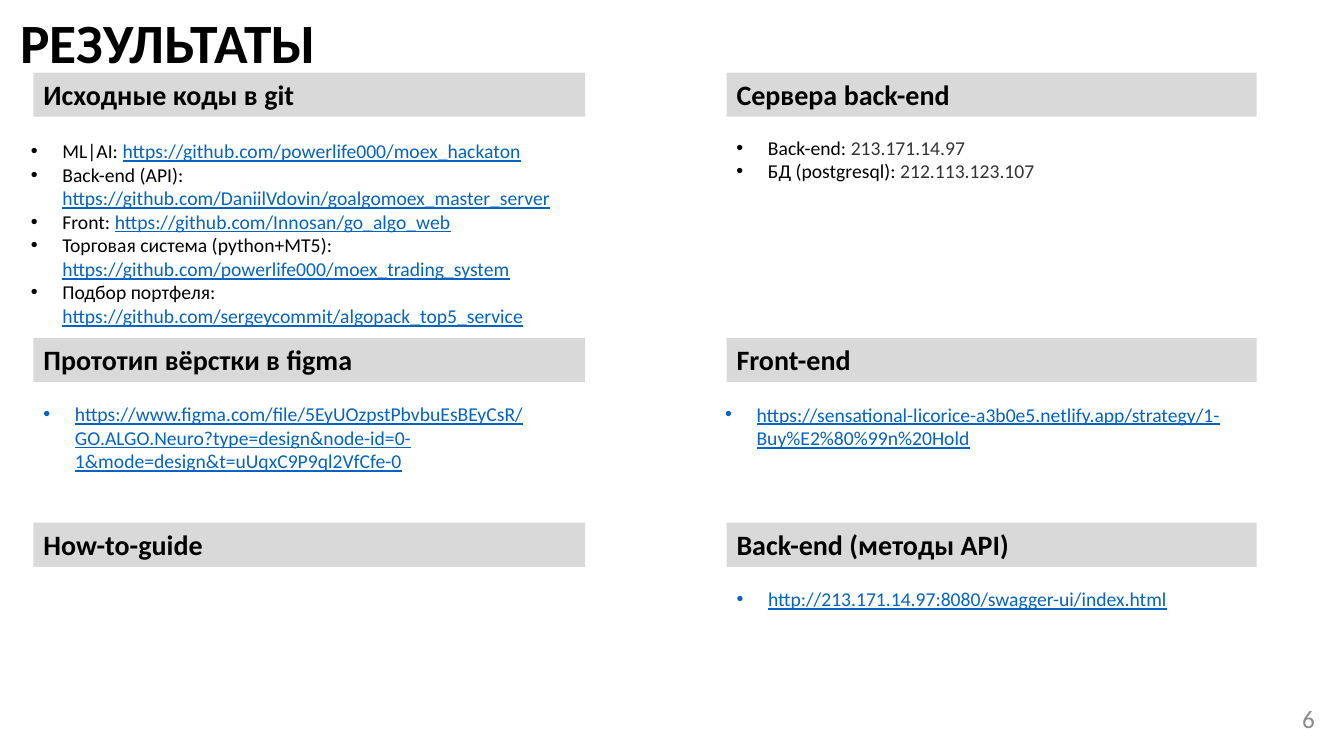
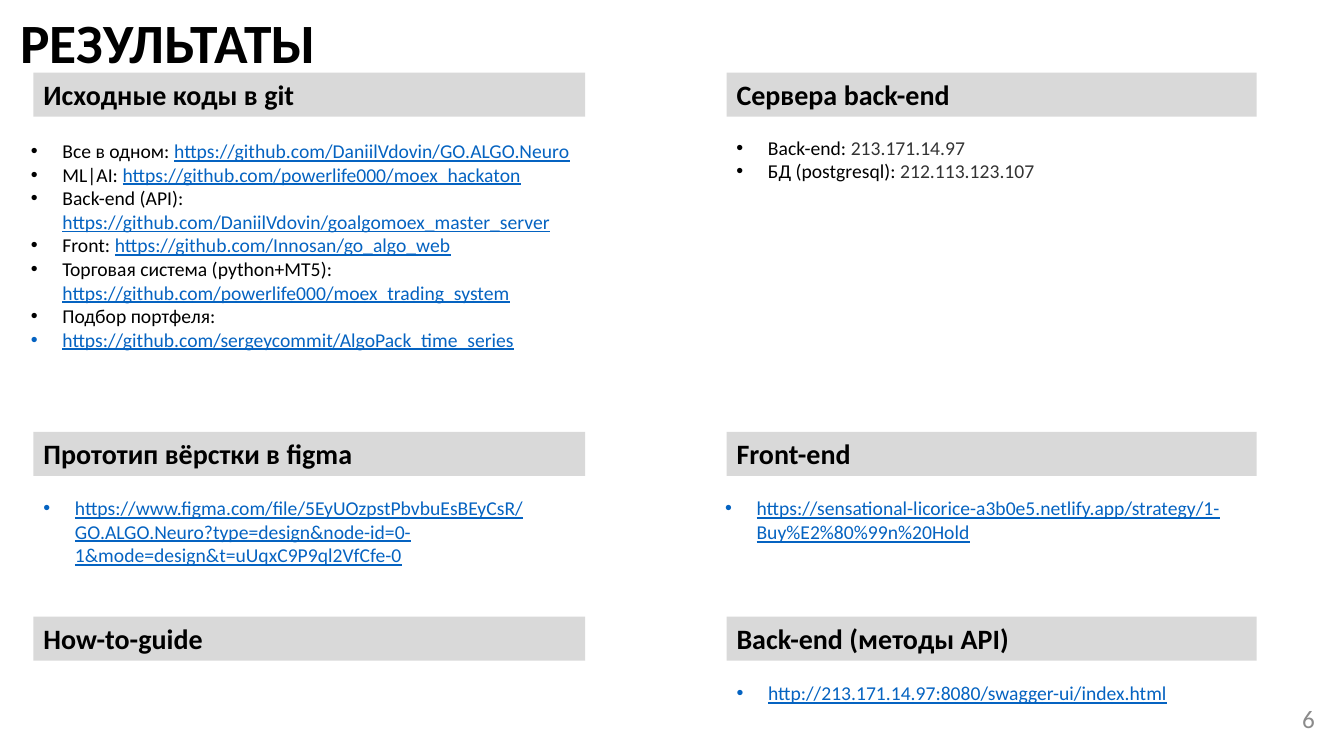
Before and after one commit to suenot/powerlife000-moex_hackaton, a slide deck: slide 6 of info/NullPointerExeption v1.pptx. Drawn at 1344x756 pixels with LibreOffice and Linux fonts; fonts in the diff are those of the drawing. Boxes give left, top, right and bottom in pixels: in the first picture for what was removed or moved away, otherwise in the second. Text is boxed around its words. In the diff, an @@ line names an element or a change of style, - is before the commit and + after.

```diff
--- a/info/NullPointerExeption v1.pptx
+++ b/info/NullPointerExeption v1.pptx
@@ text at (x1=62, y1=144, x2=569, y2=162): paragraph added @@
+• Все в одном: https://github.com/DaniilVdovin/GO.ALGO.Neuro
@@ text at (x1=62, y1=309, x2=513, y2=351): text changed @@
-• Подбор портфеля: https://github.com/sergeycommit/algopack_top5_service
+• Подбор портфеля:
+• https://github.com/sergeycommit/AlgoPack_time_series
@@ 4 rectangles, 3 texts moved together from (x1=33, y1=338, x2=1257, y2=610) to (x1=33, y1=432, x2=1257, y2=704) @@
```
Also in this commit, not shown: 3 other slides changed, 13 other files.
